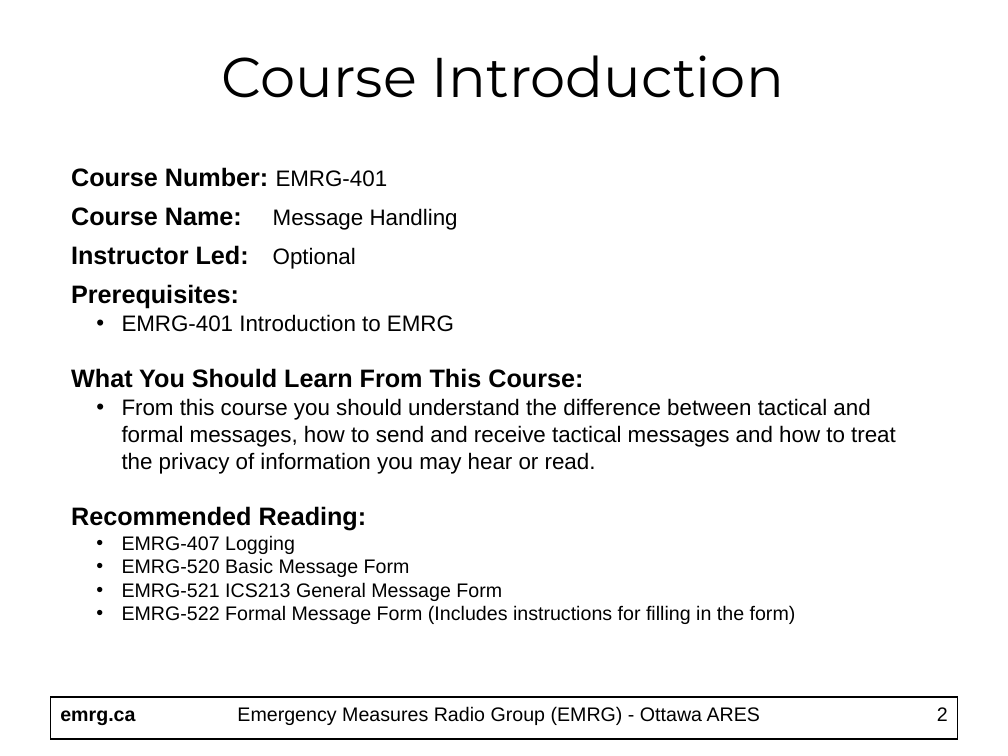
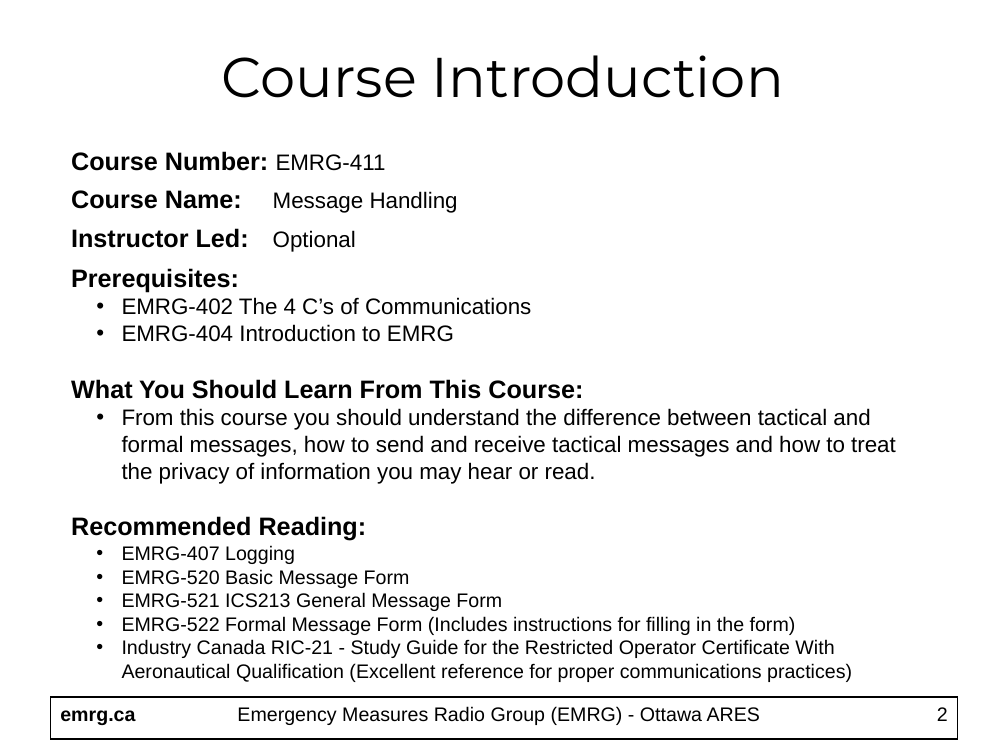
Before and after one commit to emrg-ca/website, a slide deck: slide 2 of httpdocs/EMRG-411_Message_Handling.ppt. Drawn at 1008x756 pixels with LibreOffice and Linux fonts; fonts in the diff are those of the drawing. Boxes give left, top, right and bottom in pixels: in the first picture for what was removed or moved away, otherwise in the second. Text is boxed around its words. In the diff, an @@ line names an element or a change of style, - is before the commit and + after.

Commit message:
Added new docs for message handling

```diff
--- a/httpdocs/EMRG-411_Message_Handling.ppt
+++ b/httpdocs/EMRG-411_Message_Handling.ppt
@@ text "Course Number: EMRG-411": place and size @@
-text "Course Number: EMRG-411" at [71, 167, 896, 624]
+text "Course Number: EMRG-411" at [71, 151, 896, 682]
@@ text at [71, 151, 386, 171]: text changed @@
-Course Number: EMRG-401
+Course Number: EMRG-411
@@ text at [122, 297, 531, 342]: text changed @@
-  • EMRG-401 Introduction to EMRG
+  • EMRG-402 The 4 C’s of Communications
+  • EMRG-404 Introduction to EMRG
@@ text at [122, 639, 852, 682]: paragraph added @@
+  • Industry Canada RIC-21 - Study Guide for the Restricted Operator Certificate With Aeronautical Qualification (Excellent reference for proper communications practices)
```
Also in this commit, not shown: 14 other slides changed, 2 slides added, 3 other files.
